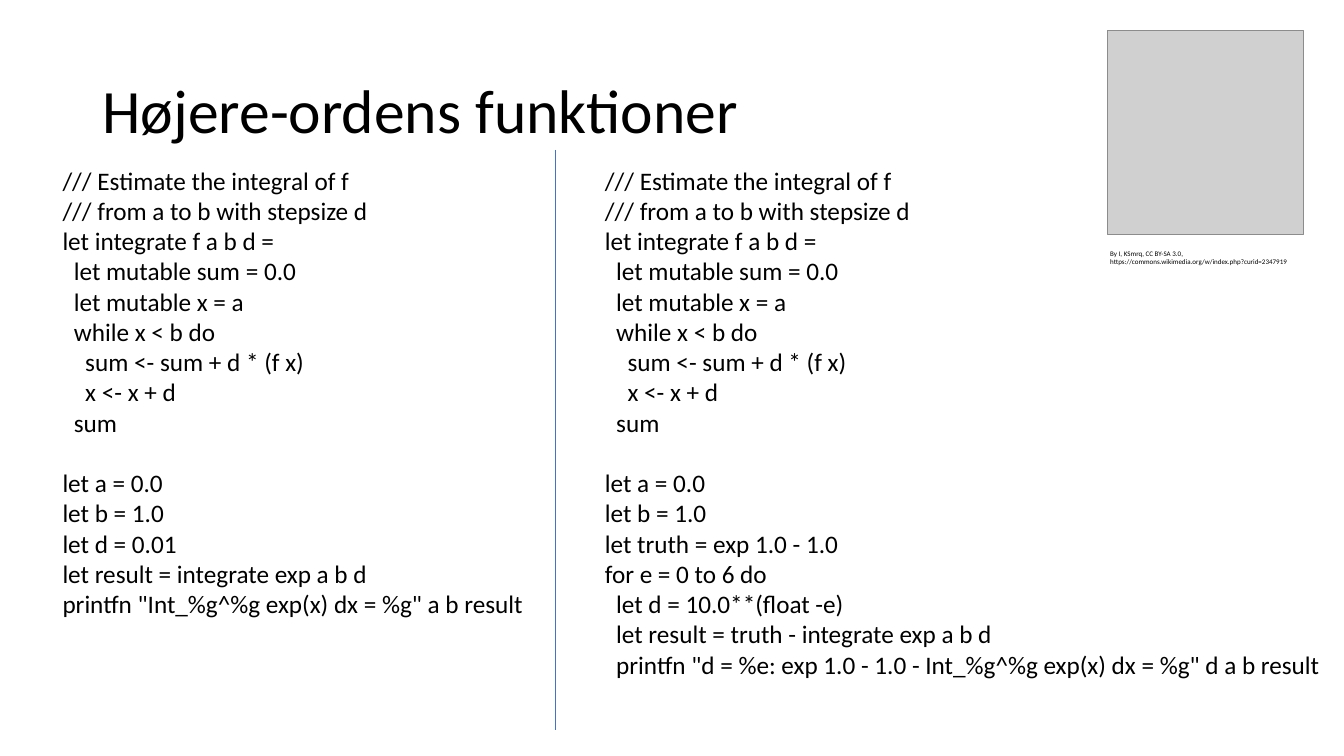
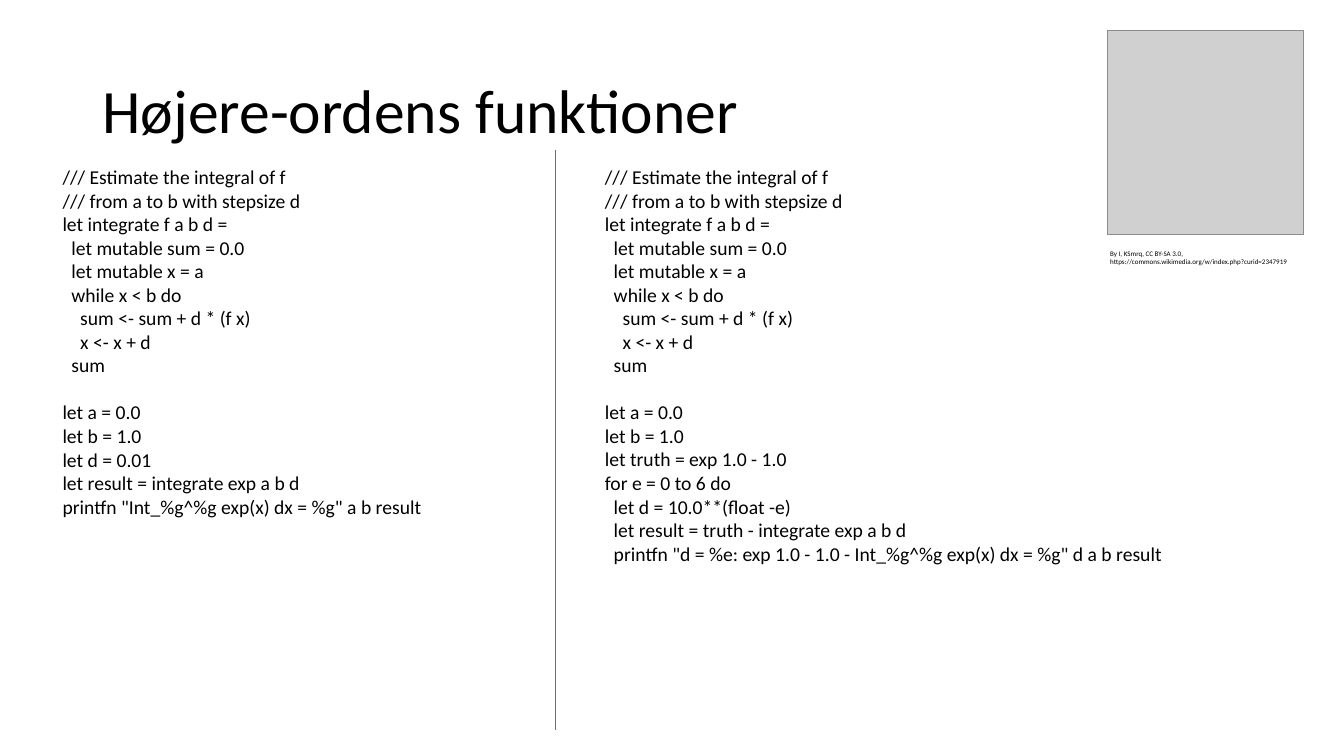
Before and after one commit to fisterloegsovs/pop22, a slide deck: slide 7 of lectures/4.1StackHeapRefsHigherOrderFcts/lecture.pptx. Drawn at 1344x756 pixels with LibreOffice and Linux fonts; fonts in the diff are those of the drawing; grey boxes stand for pictures. Boxes give left, top, right and bottom in pixels: in the first picture for what was removed or moved away, otherwise in the second. Text is boxed around its words. In the diff, an @@ line names an element or a change of style, - is before the commit and + after.

```diff
--- a/lectures/4.1StackHeapRefsHigherOrderFcts/lecture.pptx
+++ b/lectures/4.1StackHeapRefsHigherOrderFcts/lecture.pptx
@@ text "/// Estimate the integral of ..." at [63,170,421,518]: size 18 to 14 pt @@
@@ text "/// Estimate the integral of ..." at [605,170,1161,565]: size 18 to 14 pt @@
```
Also in this commit, not shown: 1 other slide changed, 25 other files.
